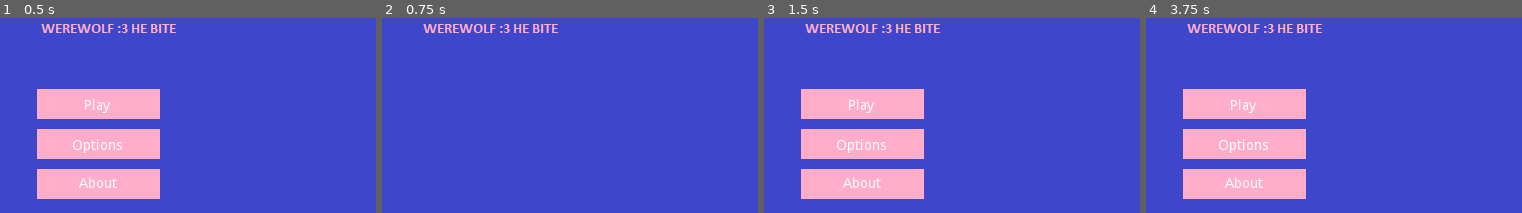
Above: before the commit, frames 1-4 (left to right).
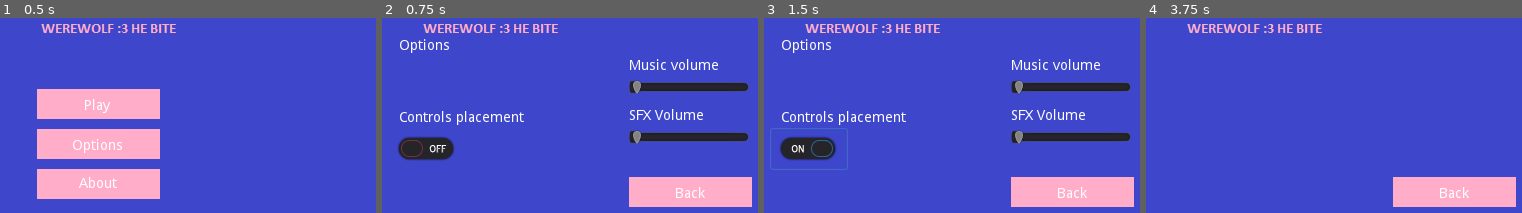
Above: after the commit, the same moments.

Repository: StitchedTeam/werewolf
Game: Godot game, scene res://GameScenes/MainMenu.tscn
Same seed, same stepped clock (60 frames per second), same inputs: the game is played once before the commit and once after it. Before the commit the project has no main scene; this scene is started directly in both runs.
Inputs (mouse positions are in pixels of both pictures, inside the frame that each line leads up to):
- Up to frame 1 (0.5 s): no input
- Up to frame 2 (0.75 s): click "Options" at 0.5 s
- Up to frame 3 (1.5 s): click (809, 148) at 1.25 s, where only the run after the commit has a clickable "Controls placement"
- Up to frame 4 (3.75 s): click (1454, 191) at 2 s, where only the run after the commit has a clickable "Back"; click "About" at 2.75 s; tap Enter at 3.5 s; move the mouse to (1420, 105) at 3.52 s; press the mouse at (1420, 105) at 3.53 s

Frame 1 is identical in both runs. In frame 2, 12% of the frame differs, in the area x 4-99%, y 10-97%; in frame 3, 26%, in the area x 1-99%, y 10-97%; in frame 4, 20%.

Commit message:
Finished first configurations of Main Menu

Diff:
--- a/Werewolf/GameScenes/MainMenu.gd
+++ b/Werewolf/GameScenes/MainMenu.gd
@@ -19,11 +19,18 @@
 
 	if $Panel/StartButtons/Options.is_pressed():
 		$Panel/StartButtons.visible = false
-		$ClickCount.start()
+		$Panel/Options.visible = true
+		$Panel/Back.visible = true
 
 	if $Panel/StartButtons/About.is_pressed():
 		$Panel/StartButtons.visible = false
-		$ClickCount.start()
+		$Panel/Back.visible = true
+
+	if $Panel/Back.is_pressed():
+		$Panel/StartButtons.visible = true
+		$Panel/Options.visible = false
+		$Panel/About.visible = false
+		$Panel/Back.visible = false
 
 	if Input.is_action_just_pressed("click") && !initial_buttons_enabled && !$Panel/NewGameCheck/NewGame.is_pressed() && !$Panel/NewGameCheck/Continue.is_pressed():
 		initial_buttons_enabled = true
--- a/Werewolf/GameScenes/MainMenu.tscn
+++ b/Werewolf/GameScenes/MainMenu.tscn
@@ -25,7 +25,6 @@
 draw_center = true
 
 [node name="MainMenu" type="Node"]
-editor/display_folded = true
 script = ExtResource( 1 )
 
 [node name="ClickCount" type="Timer" parent="."]
@@ -55,6 +54,7 @@
 }
 
 [node name="StartButtons" type="Control" parent="Panel"]
+editor/display_folded = true
 anchor_left = 0.0
 anchor_top = 0.0
 anchor_right = 0.0
@@ -218,41 +218,230 @@
 lines_skipped = 0
 max_lines_visible = -1
 
-[node name="NewGameCheck" type="Label" parent="Panel"]
+[node name="Options" type="Control" parent="Panel"]
 editor/display_folded = true
 visible = false
 anchor_left = 0.0
 anchor_top = 0.0
 anchor_right = 0.0
 anchor_bottom = 0.0
-margin_left = 100.0
-margin_top = 60.0
-margin_right = 292.0
-margin_bottom = 108.0
-rect_pivot_offset = Vector2( 0, 0 )
-rect_clip_content = false
-mouse_filter = 2
-mouse_default_cursor_shape = 0
-size_flags_horizontal = 1
-size_flags_vertical = 4
-text = "Do you wish to continue saved game or start a new game?"
-align = 1
-valign = 1
-autowrap = true
-percent_visible = 1.0
-lines_skipped = 0
-max_lines_visible = -1
-
-[node name="NewGame" type="TextureButton" parent="Panel/NewGameCheck"]
-editor/display_folded = true
-anchor_left = 0.0
-anchor_top = 0.0
-anchor_right = 0.0
-anchor_bottom = 0.0
-margin_left = -35.0
-margin_top = 60.0
-margin_right = 88.0
-margin_bottom = 90.0
+margin_right = 40.0
+margin_bottom = 40.0
+rect_pivot_offset = Vector2( 0, 0 )
+rect_clip_content = false
+mouse_filter = 0
+mouse_default_cursor_shape = 0
+size_flags_horizontal = 1
+size_flags_vertical = 1
+__meta__ = {
+"_edit_lock_": true
+}
+
+[node name="OptionsText" type="Label" parent="Panel/Options"]
+anchor_left = 0.0
+anchor_top = 0.0
+anchor_right = 0.0
+anchor_bottom = 0.0
+margin_left = 20.0
+margin_top = 30.0
+margin_right = 71.0
+margin_bottom = 44.0
+rect_pivot_offset = Vector2( 0, 0 )
+rect_clip_content = false
+mouse_filter = 2
+mouse_default_cursor_shape = 0
+size_flags_horizontal = 1
+size_flags_vertical = 4
+text = "Options"
+align = 1
+valign = 1
+percent_visible = 1.0
+lines_skipped = 0
+max_lines_visible = -1
+
+[node name="MusicVolume" type="HSlider" parent="Panel/Options"]
+editor/display_folded = true
+anchor_left = 0.0
+anchor_top = 0.0
+anchor_right = 0.0
+anchor_bottom = 0.0
+margin_left = 250.0
+margin_top = 70.0
+margin_right = 370.0
+margin_bottom = 86.0
+rect_pivot_offset = Vector2( 0, 0 )
+rect_clip_content = false
+focus_mode = 2
+mouse_filter = 0
+mouse_default_cursor_shape = 0
+size_flags_horizontal = 1
+size_flags_vertical = 0
+min_value = 0.0
+max_value = 100.0
+step = 1.0
+page = 0.0
+value = 0.0
+exp_edit = false
+rounded = false
+allow_greater = false
+allow_lesser = false
+editable = true
+scrollable = true
+tick_count = 0
+ticks_on_borders = false
+focus_mode = 2
+__meta__ = {
+"_edit_group_": true
+}
+
+[node name="MusicVolumeText" type="Label" parent="Panel/Options/MusicVolume"]
+anchor_left = 0.0
+anchor_top = 0.0
+anchor_right = 0.0
+anchor_bottom = 0.0
+margin_top = -20.0
+margin_right = 40.0
+margin_bottom = -6.0
+rect_pivot_offset = Vector2( 0, 0 )
+rect_clip_content = false
+mouse_filter = 2
+mouse_default_cursor_shape = 0
+size_flags_horizontal = 1
+size_flags_vertical = 4
+text = "Music volume"
+percent_visible = 1.0
+lines_skipped = 0
+max_lines_visible = -1
+
+[node name="SFXVolume" type="HSlider" parent="Panel/Options"]
+editor/display_folded = true
+anchor_left = 0.0
+anchor_top = 0.0
+anchor_right = 0.0
+anchor_bottom = 0.0
+margin_left = 250.0
+margin_top = 120.0
+margin_right = 370.0
+margin_bottom = 136.0
+rect_pivot_offset = Vector2( 0, 0 )
+rect_clip_content = false
+focus_mode = 2
+mouse_filter = 0
+mouse_default_cursor_shape = 0
+size_flags_horizontal = 1
+size_flags_vertical = 0
+min_value = 0.0
+max_value = 100.0
+step = 1.0
+page = 0.0
+value = 0.0
+exp_edit = false
+rounded = false
+allow_greater = false
+allow_lesser = false
+editable = true
+scrollable = true
+tick_count = 0
+ticks_on_borders = false
+focus_mode = 2
+__meta__ = {
+"_edit_group_": true
+}
+
+[node name="SFXVolumeText" type="Label" parent="Panel/Options/SFXVolume"]
+anchor_left = 0.0
+anchor_top = 0.0
+anchor_right = 0.0
+anchor_bottom = 0.0
+margin_top = -20.0
+margin_right = 40.0
+margin_bottom = -6.0
+rect_pivot_offset = Vector2( 0, 0 )
+rect_clip_content = false
+mouse_filter = 2
+mouse_default_cursor_shape = 0
+size_flags_horizontal = 1
+size_flags_vertical = 4
+text = "SFX Volume"
+percent_visible = 1.0
+lines_skipped = 0
+max_lines_visible = -1
+
+[node name="ButtonsPlace" type="CheckButton" parent="Panel/Options"]
+editor/display_folded = true
+anchor_left = 0.0
+anchor_top = 0.0
+anchor_right = 0.0
+anchor_bottom = 0.0
+margin_left = 10.0
+margin_top = 120.0
+margin_right = 86.0
+margin_bottom = 160.0
+rect_pivot_offset = Vector2( 0, 0 )
+rect_clip_content = false
+focus_mode = 2
+mouse_filter = 0
+mouse_default_cursor_shape = 0
+size_flags_horizontal = 1
+size_flags_vertical = 1
+toggle_mode = true
+enabled_focus_mode = 2
+shortcut = null
+group = null
+flat = false
+align = 0
+__meta__ = {
+"_edit_group_": true
+}
+
+[node name="ButtonsPlaceText" type="Label" parent="Panel/Options/ButtonsPlace"]
+anchor_left = 0.0
+anchor_top = 0.0
+anchor_right = 0.0
+anchor_bottom = 0.0
+margin_left = 10.0
+margin_top = -18.0
+margin_right = 135.0
+margin_bottom = -4.0
+rect_pivot_offset = Vector2( 0, 0 )
+rect_clip_content = false
+mouse_filter = 2
+mouse_default_cursor_shape = 0
+size_flags_horizontal = 1
+size_flags_vertical = 4
+text = "Controls placement"
+percent_visible = 1.0
+lines_skipped = 0
+max_lines_visible = -1
+
+[node name="About" type="Control" parent="Panel"]
+anchor_left = 0.0
+anchor_top = 0.0
+anchor_right = 0.0
+anchor_bottom = 0.0
+margin_right = 40.0
+margin_bottom = 40.0
+rect_pivot_offset = Vector2( 0, 0 )
+rect_clip_content = false
+mouse_filter = 0
+mouse_default_cursor_shape = 0
+size_flags_horizontal = 1
+size_flags_vertical = 1
+__meta__ = {
+"_edit_lock_": true
+}
+
+[node name="Back" type="TextureButton" parent="Panel"]
+editor/display_folded = true
+visible = false
+anchor_left = 0.0
+anchor_top = 0.0
+anchor_right = 0.0
+anchor_bottom = 0.0
+margin_left = 250.0
+margin_top = 168.0
+margin_right = 373.0
+margin_bottom = 198.0
 rect_pivot_offset = Vector2( 0, 0 )
 rect_clip_content = false
 focus_mode = 2
@@ -266,41 +455,67 @@
 group = null
 texture_normal = ExtResource( 3 )
 texture_pressed = ExtResource( 4 )
-__meta__ = {
-"_edit_group_": true
-}
-
-[node name="NewGameText" type="Label" parent="Panel/NewGameCheck/NewGame"]
-anchor_left = 0.0
-anchor_top = 0.0
-anchor_right = 0.0
-anchor_bottom = 0.0
-margin_left = 25.0
-margin_top = 8.0
-margin_right = 95.0
-margin_bottom = 22.0
-rect_pivot_offset = Vector2( 0, 0 )
-rect_clip_content = false
-mouse_filter = 2
-mouse_default_cursor_shape = 0
-size_flags_horizontal = 1
-size_flags_vertical = 4
-text = "New Game"
-align = 1
-valign = 1
-percent_visible = 1.0
-lines_skipped = 0
-max_lines_visible = -1
-
-[node name="Continue" type="TextureButton" parent="Panel/NewGameCheck"]
-editor/display_folded = true
-anchor_left = 0.0
-anchor_top = 0.0
-anchor_right = 0.0
-anchor_bottom = 0.0
-margin_left = 94.0
+_sections_unfolded = [ "Textures" ]
+__meta__ = {
+"_edit_group_": true
+}
+
+[node name="BackText" type="Label" parent="Panel/Back"]
+anchor_left = 0.0
+anchor_top = 0.0
+anchor_right = 0.0
+anchor_bottom = 0.0
+margin_left = 41.0
+margin_top = 10.0
+margin_right = 81.0
+margin_bottom = 24.0
+rect_pivot_offset = Vector2( 0, 0 )
+rect_clip_content = false
+mouse_filter = 2
+mouse_default_cursor_shape = 0
+size_flags_horizontal = 1
+size_flags_vertical = 4
+text = "Back"
+align = 1
+valign = 1
+percent_visible = 1.0
+lines_skipped = 0
+max_lines_visible = -1
+
+[node name="NewGameCheck" type="Label" parent="Panel"]
+editor/display_folded = true
+visible = false
+anchor_left = 0.0
+anchor_top = 0.0
+anchor_right = 0.0
+anchor_bottom = 0.0
+margin_left = 100.0
 margin_top = 60.0
-margin_right = 217.0
+margin_right = 292.0
+margin_bottom = 108.0
+rect_pivot_offset = Vector2( 0, 0 )
+rect_clip_content = false
+mouse_filter = 2
+mouse_default_cursor_shape = 0
+size_flags_horizontal = 1
+size_flags_vertical = 4
+text = "Do you wish to continue saved game or start a new game?"
+align = 1
+valign = 1
+autowrap = true
+percent_visible = 1.0
+lines_skipped = 0
+max_lines_visible = -1
+
+[node name="NewGame" type="TextureButton" parent="Panel/NewGameCheck"]
+editor/display_folded = true
+anchor_left = 0.0
+anchor_top = 0.0
+anchor_right = 0.0
+anchor_bottom = 0.0
+margin_left = -35.0
+margin_top = 60.0
+margin_right = 88.0
 margin_bottom = 90.0
 rect_pivot_offset = Vector2( 0, 0 )
 rect_clip_content = false
@@ -319,6 +534,55 @@
 "_edit_group_": true
 }
 
+[node name="NewGameText" type="Label" parent="Panel/NewGameCheck/NewGame"]
+anchor_left = 0.0
+anchor_top = 0.0
+anchor_right = 0.0
+anchor_bottom = 0.0
+margin_left = 25.0
+margin_top = 8.0
+margin_right = 95.0
+margin_bottom = 22.0
+rect_pivot_offset = Vector2( 0, 0 )
+rect_clip_content = false
+mouse_filter = 2
+mouse_default_cursor_shape = 0
+size_flags_horizontal = 1
+size_flags_vertical = 4
+text = "New Game"
+align = 1
+valign = 1
+percent_visible = 1.0
+lines_skipped = 0
+max_lines_visible = -1
+
+[node name="Continue" type="TextureButton" parent="Panel/NewGameCheck"]
+editor/display_folded = true
+anchor_left = 0.0
+anchor_top = 0.0
+anchor_right = 0.0
+anchor_bottom = 0.0
+margin_left = 94.0
+margin_top = 60.0
+margin_right = 217.0
+margin_bottom = 90.0
+rect_pivot_offset = Vector2( 0, 0 )
+rect_clip_content = false
+focus_mode = 2
+mouse_filter = 0
+mouse_default_cursor_shape = 0
+size_flags_horizontal = 1
+size_flags_vertical = 1
+toggle_mode = false
+enabled_focus_mode = 2
+shortcut = null
+group = null
+texture_normal = ExtResource( 3 )
+texture_pressed = ExtResource( 4 )
+__meta__ = {
+"_edit_group_": true
+}
+
 [node name="ContinueText" type="Label" parent="Panel/NewGameCheck/Continue"]
 anchor_left = 0.0
 anchor_top = 0.0
--- a/Werewolf/project.godot
+++ b/Werewolf/project.godot
@@ -16,6 +16,7 @@
 [application]
 
 config/name="Werewolf"
+run/main_scene="res://GameScenes/MainMenu.tscn"
 config/icon="res://icon.png"
 
 [autoload]
